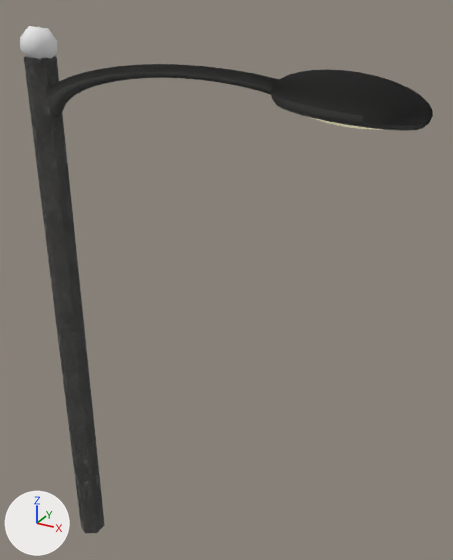
The OBJ model Eindopdracht/Eindopdracht/models/streetlight/StreetLamp.obj as it was, and as the next commit left it.
One viewpoint serves both versions: a camera (50 mm lens) standing at (10.89, -11.1, 14.92) and looking at (4.28, 0.91, 8.91). Lighting does not change. The marker at lower left points along +X, +Y and +Z. Where no turn or scale is listed for an object, it has been applied to the vertices.

Objects in the first picture: 'LightPart_Sphere', 'Pole_Cylinder', 'Sphere_Sphere.001', 'Torus.001'.
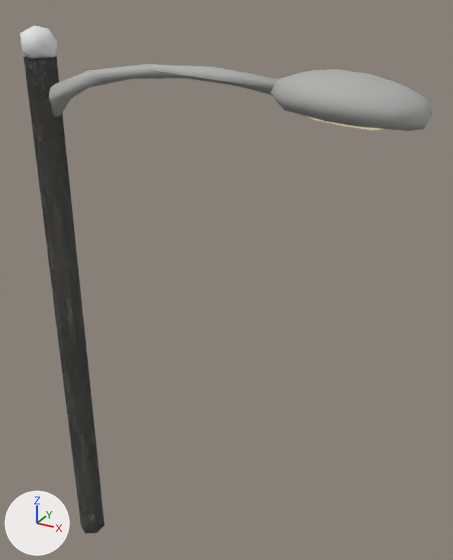
The change, as JSON lines over the scene's bpy script:
```json
{"op": "remove", "block": "mat_metal", "code": "n3 = _N.new('ShaderNodeTexImage'); n3.name = 'Image Texture.001'"}
{"op": "remove", "block": "mat_metal", "code": "n3.image = img_grey_concrete_texture_jpg"}
{"op": "remove", "block": "mat_metal", "code": "n4 = _N.new('ShaderNodeNormalMap'); n4.name = 'Normal Map'"}
{"op": "remove", "block": "mat_metal", "code": "n4.inputs[0].default_value = 5.0  # 'Strength'"}
{"block": "mat_metal", "where": "n0 = _N.new('ShaderNodeBsdfPrincipled'); n0.name = 'Principled BSDF'"}
{"op": "remove", "block": "mat_metal", "code": "_L.new(n3.outputs[0], n4.inputs[1])  # 'Color' to 'Color'"}
{"op": "remove", "block": "mat_metal", "code": "_L.new(n4.outputs[0], n0.inputs[5])  # 'Normal' to 'Normal'"}
{"block": "me_pole_cylinder", "where": "# used by ob_pole_cylinder; location = (0.0, 0.0, 0.0)"}
{"op": "remove", "block": "me_pole_cylinder", "code": "me_pole_cylinder.from_pydata(...)  # 72 vertices, 68 faces; spans x -0.32..0.32, y -0.37..0.37, z -0.04..13.84"}
{"op": "add", "block": "me_pole_cylinder", "code": "me_pole_cylinder.from_pydata(...)  # 16 vertices, 18 faces; spans x -0.32..0.32, y -0.37..0.37, z -0.04..13.84"}
{"block": "me_pole_cylinder", "change": "me_pole_cylinder part 1"}
{"block": "me_pole_cylinder", "change": "60 vertices are removed from x -0.32..0.32, y -0.37..0.37, z 1.35..12.59"}
{"block": "me_pole_cylinder", "change": "66 faces are deleted"}
{"block": "me_pole_cylinder", "change": "4 vertices are added at (0.32, -0.18, 6.89), (0.0, -0.37, 6.89), (0.32, 0.18, 6.89), (-0.32, 0.18, 6.89)"}
{"block": "me_pole_cylinder", "change": "16 new faces join them"}
```

Location of each change, [x1, y1, x2, y2] in pixels of the pictures (453 x 560 px):
```json
{"object": "LightPart_Sphere", "change": "surface changed", "before": [271, 69, 433, 131], "after": [271, 69, 433, 131], "on screen": "black to grey"}
{"object": "Torus.001", "change": "surface changed", "before": [49, 64, 279, 117], "after": [49, 64, 279, 117], "on screen": "black to grey"}
{"part": 1, "of": "me_pole_cylinder", "change": "cut back", "before": [24, 57, 105, 528], "after": [24, 57, 105, 528]}
```
